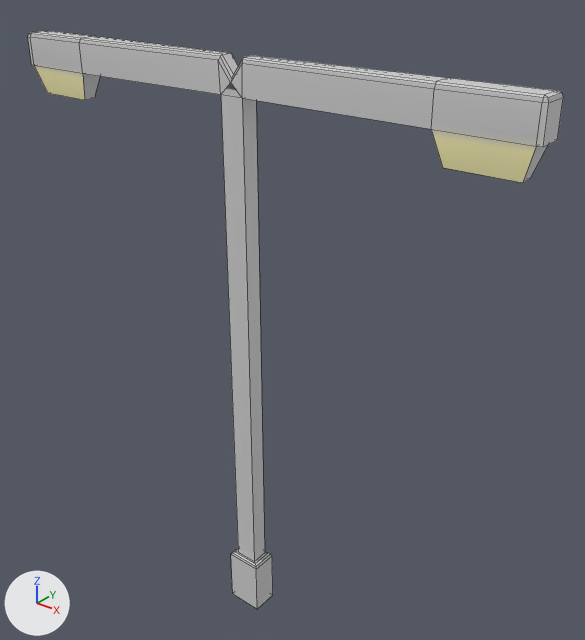
The FBX model FYPGame3/Assets/Beta/Props/Lamp_02.fbx as it was, and as the next commit left it.
One viewpoint serves both versions: a 50 mm camera at (3.63, -3.98, 5.26) aimed at (0.17, 0.34, 2.58). Every picture has the same lights, and +X, +Y and +Z are marked at lower left. Mesh edges are drawn as thin lines. Where no turn or scale is listed for an object, it has been applied to the vertices.

Before the edit, the objects in view are built like this:
```python
me_mesh = bpy.data.meshes.new('Mesh')
me_mesh.from_pydata(...)  # 94 vertices, 98 faces; spans x -2.11..2.11, y -0.1..0.1, z -0.02..4.52
me_mesh.materials.append(mat_texture__tall_and_props)  # picture img_texture__tall__png
ob_pcube153 = bpy.data.objects.new('pCube153', me_mesh)
ob_pcube153.location = (0.0, 0.0, 0.0)
```
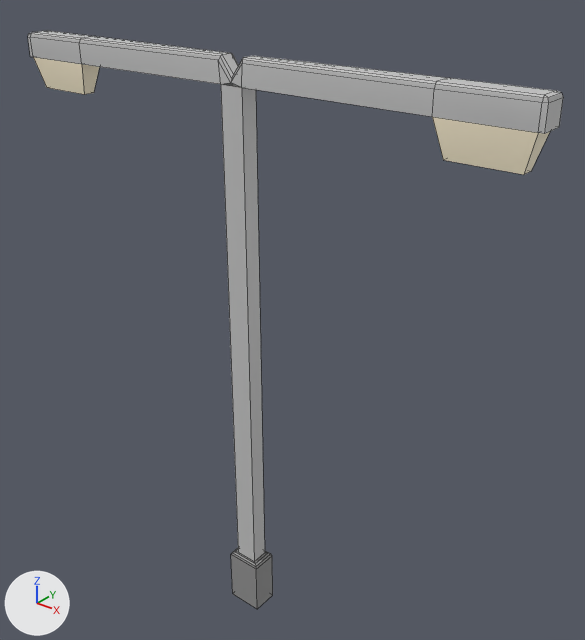
Where the change shows, as pixel boxes (x1, y1, x2, y2) in the pictures (585 x 640 px; the box of a moved part takes in the faces that stretch with it):
'pCube153', recoloured, reshaped, surface changed
    both: (28, 31, 563, 609)
part 1 of me_mesh, moved or reshaped
    both: (30, 46, 560, 561)
part 2 of me_mesh, surface changed
    both: (28, 31, 563, 609)

The edits, one by one:
Picture 'TextureAtlas.png' (img_textureatlas_png) is new.
Material 'Building_Atlas' (mat_building_atlas) is new.
Its texture is img_textureatlas_png.
me_mesh has 94 vertices, 98 faces and spans x -2.11..2.11, y -0.1..0.1, z -0.02..4.52.
me_mesh is used by ob_pcube153; location (0.0, 0.0, 0.0).
me_mesh no longer uses material mat_texture__tall_and_props (picture img_texture__tall__png).
me_mesh part 1: all 24 vertices in x -2.11..2.11, y -0.09..0.09, z 4.07..4.28 are scaled about their middle by (1, 1, 1.11), then moved by (0.0, 0.0, 0.05).
me_mesh part 2: texture (UV) coordinates of 98 of 98 faces, centred in x -2.11..2.11, y -0.1..0.1, z 0.2..4.52, changed; they spanned u 0.61..0.68, v 0.26..0.36 and now span u 0.31..0.53, v 0.73..0.98.
me_mesh now uses material mat_building_atlas (picture img_textureatlas_png).
